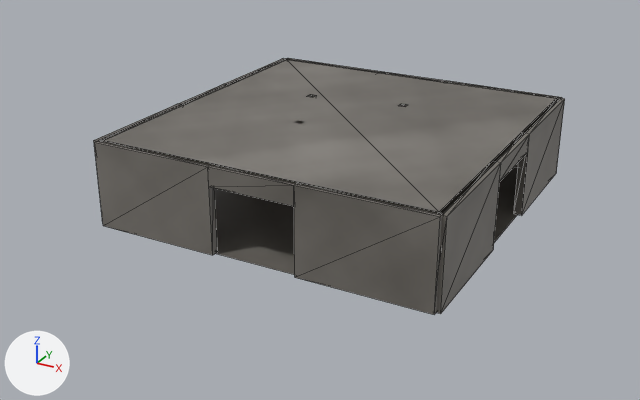
Renders of the COLLADA model games/jungle_troll_tribes/meshes/omwdg/cave_room_j.dae from each side of a commit.
Both versions are drawn from a 50 mm lens placed at (1153.0, -2254.0, 1097.0), pointed at (-41.0, -81.0, 11.0). Arrows for +X, +Y and +Z are at lower left; the lights stay in place. The picture after the commit comes second. Mesh edges are drawn as thin lines.
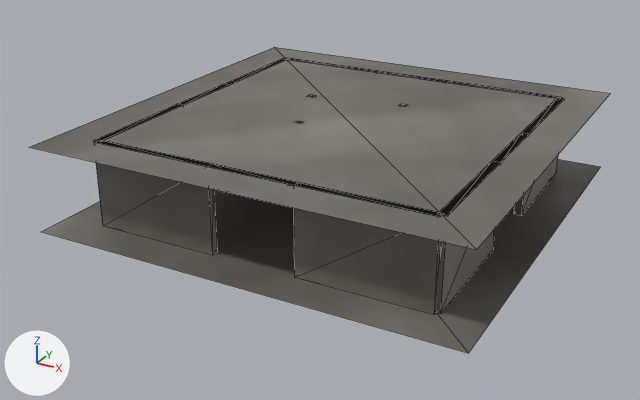
Patch to the scene script:
```diff
--- a/games/jungle_troll_tribes/meshes/omwdg/cave_room_j.dae.py
+++ b/games/jungle_troll_tribes/meshes/omwdg/cave_room_j.dae.py
@@ me_plane_019 @@
 # used by ob_plane_001; location = (0.0, 0.0, 0.0)
-me_plane_019.from_pydata(...)  # 4 vertices, 2 faces; spans x -512.0..512.0, y -512.0..512.0, z 256.0
-me_plane_019.vertices[0].co = (-512.0, -512.0, 256.0)  # pixel (96, 141)
-me_plane_019.vertices[1].co = (512.0, -512.0, 256.0)  # pixel (442, 215)
-me_plane_019.vertices[2].co = (-512.0, 512.0, 256.0)  # pixel (285, 58)
-me_plane_019.vertices[3].co = (512.0, 512.0, 256.0)  # pixel (561, 97)
+me_plane_019.from_pydata(...)  # 4 vertices, 2 faces; spans x -640.0..640.0, y -640.0..640.0, z 256.0
+# me_plane_019 part 1
+me_plane_019.vertices[0].co = (-640.0, -640.0, 256.0)  # pixel (28, 147)
+me_plane_019.vertices[1].co = (640.0, -640.0, 256.0)  # pixel (476, 249)
+me_plane_019.vertices[2].co = (-640.0, 640.0, 256.0)  # pixel (274, 47)
+me_plane_019.vertices[3].co = (640.0, 640.0, 256.0)  # pixel (610, 93)
 me_plane_019.materials.append(mat_cave_rock)
@@ me_plane_018 @@
 # used by ob_plane; location = (0.0, 0.0, 0.0)
-me_plane_018.from_pydata(...)  # 4 vertices, 2 faces; spans x -512.0..512.0, y -512.0..512.0, z 0.0
-me_plane_018.vertices[0].co = (-512.0, -512.0, 0.0)
-me_plane_018.vertices[1].co = (512.0, -512.0, 0.0)  # pixel (436, 312)
-me_plane_018.vertices[2].co = (-512.0, 512.0, 0.0)
-me_plane_018.vertices[3].co = (512.0, 512.0, 0.0)
+me_plane_018.from_pydata(...)  # 4 vertices, 2 faces; spans x -640.0..640.0, y -640.0..640.0, z 0.0
+# me_plane_018 part 2
+me_plane_018.vertices[0].co = (-640.0, -640.0, 0.0)  # pixel (40, 231)
+me_plane_018.vertices[1].co = (640.0, -640.0, 0.0)  # pixel (468, 353)
+me_plane_018.vertices[2].co = (-640.0, 640.0, 0.0)
+me_plane_018.vertices[3].co = (640.0, 640.0, 0.0)  # pixel (600, 166)
 me_plane_018.materials.append(mat_cave_rock)
```

Changed parts and their boxes [x1, y1, x2, y2] in the pictures (640 x 400 px):
'Plane.001', reshaped (25% wider, 31% taller)
    before: [98, 59, 561, 214]
    after: [30, 47, 611, 250]
'Plane', reshaped
    before: [214, 167, 518, 275]
    after: [42, 159, 600, 353]
'Cube.001', unchanged, covered by the edit
    before: [514, 98, 565, 215]
    after: [514, 98, 563, 215]
'Cube.011', unchanged, covered by the edit
    before: [208, 164, 296, 206]
    after: [209, 164, 296, 185]
